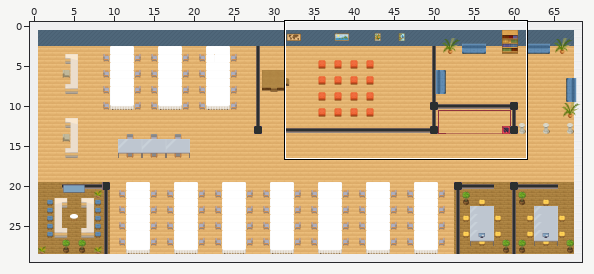
A Tiled map (JSON) gets an edit: office.tmj. The picture above shows the old version from afar; the outline marks the close-up.
Close-up. As it was:
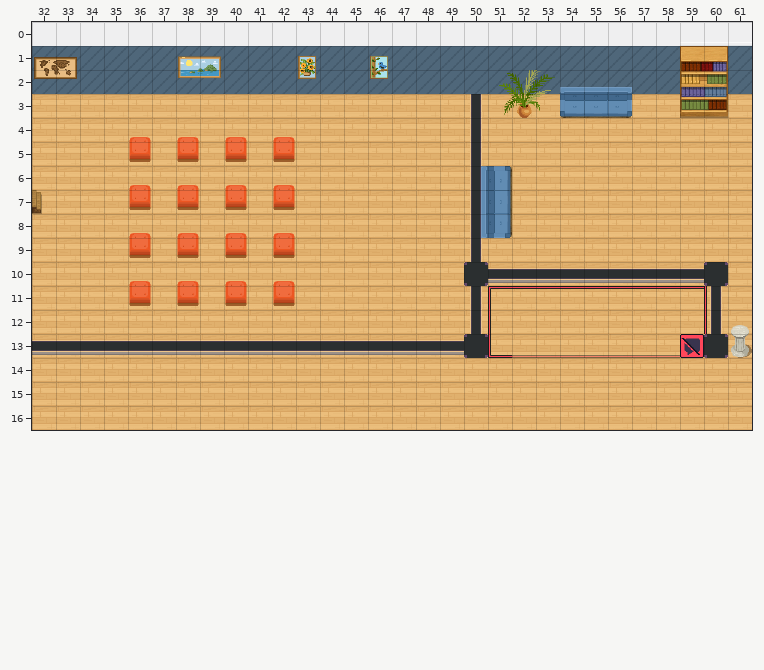
Cells are 32x32 px. Shown: x 32..61, y 0..16. The commit also changed other parts of the map, which this record leaves out.
Once edited:
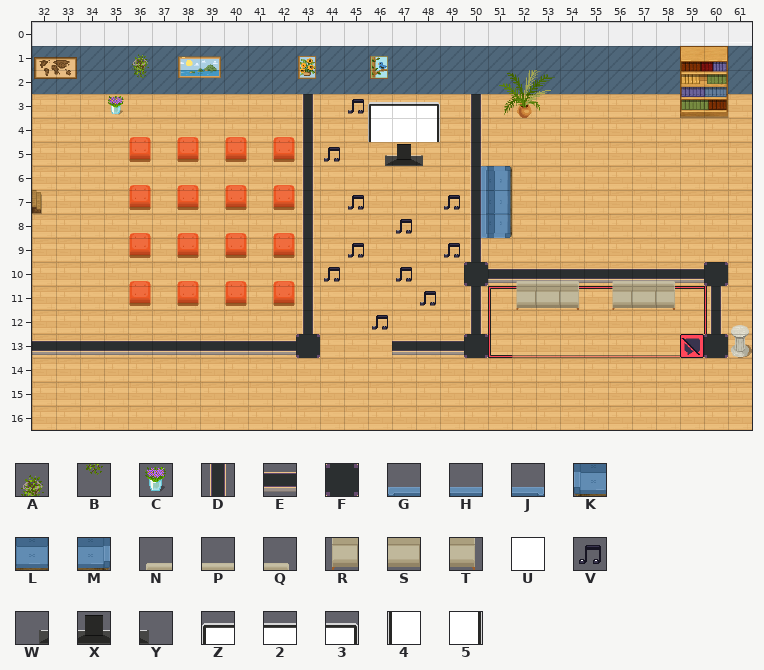
Key: from "WA_Decoration": A 77, B 89, C 92; from "WA_Room_Builder": D 36, E 64, F 137; from "WA_Seats": G 3, H 4, J 5, K 16, L 17, M 18, N 52, P 53, Q 54, R 65, S 66, T 67; from "WA_Tables": U 255; from "WA_User_Interface": V 16, W 143, X 144, Y 145, Z 234, 2 235, 3 236, 4 247, 5 249.
_ is an empty cell.
Tiles of an added or newly shown layer are drawn over the layers below it.
Changes in this commit:
{"where": "layer \"divisorias\""}
{"y":3,"x":43,"old":"_","new":"D"}
{"y":4,"x":43,"old":"_","new":"D"}
{"y":5,"x":43,"old":"_","new":"D"}
{"y":6,"x":43,"old":"_","new":"D"}
{"y":7,"x":43,"old":"_","new":"D"}
{"y":8,"x":43,"old":"_","new":"D"}
{"y":9,"x":43,"old":"_","new":"D"}
{"y":10,"x":43,"old":"_","new":"D"}
{"y":11,"x":43,"old":"_","new":"D"}
{"y":12,"x":43,"old":"_","new":"D"}
{"y":13,"x":43,"old":"EEEE","new":"F___"}
{"where": "layer \"cadeiras\""}
{"y":2,"x":54,"old":"GHJ","new":"___"}
{"y":3,"x":54,"old":"KLM","new":"___"}
{"y":10,"x":52,"old":"___","new":"NPQ"}
{"y":10,"x":56,"old":"___","new":"NPQ"}
{"y":11,"x":52,"old":"___","new":"RST"}
{"y":11,"x":56,"old":"___","new":"RST"}
{"where": "layer \"decora\""}
{"y":1,"x":36,"old":"_","new":"A"}
{"y":2,"x":36,"old":"_","new":"B"}
{"y":3,"x":35,"old":"_","new":"C"}
{"where": "layer \"Musica\" (added)"}
{"y":3,"x":45,"old":"____","new":"VZ23"}
{"y":4,"x":46,"old":"___","new":"4U5"}
{"y":5,"x":44,"old":"_","new":"V"}
{"y":5,"x":46,"old":"___","new":"WXY"}
{"y":7,"x":45,"old":"_","new":"V"}
{"y":7,"x":49,"old":"_","new":"V"}
{"y":8,"x":47,"old":"_","new":"V"}
{"y":9,"x":45,"old":"_","new":"V"}
{"y":9,"x":49,"old":"_","new":"V"}
{"y":10,"x":44,"old":"_","new":"V"}
{"y":10,"x":47,"old":"_","new":"V"}
{"y":11,"x":48,"old":"_","new":"V"}
{"y":12,"x":46,"old":"_","new":"V"}
{"label":"added","picture_box":[108,54,149,115]}
{"label":"removed","picture_box":[560,87,632,118]}
{"label":"changed","picture_box":[296,94,440,358]}
{"label":"added","picture_box":[444,195,460,210]}
{"label":"added","picture_box":[444,243,460,258]}
{"label":"added","picture_box":[516,281,579,310]}
{"label":"added","picture_box":[612,281,675,310]}
